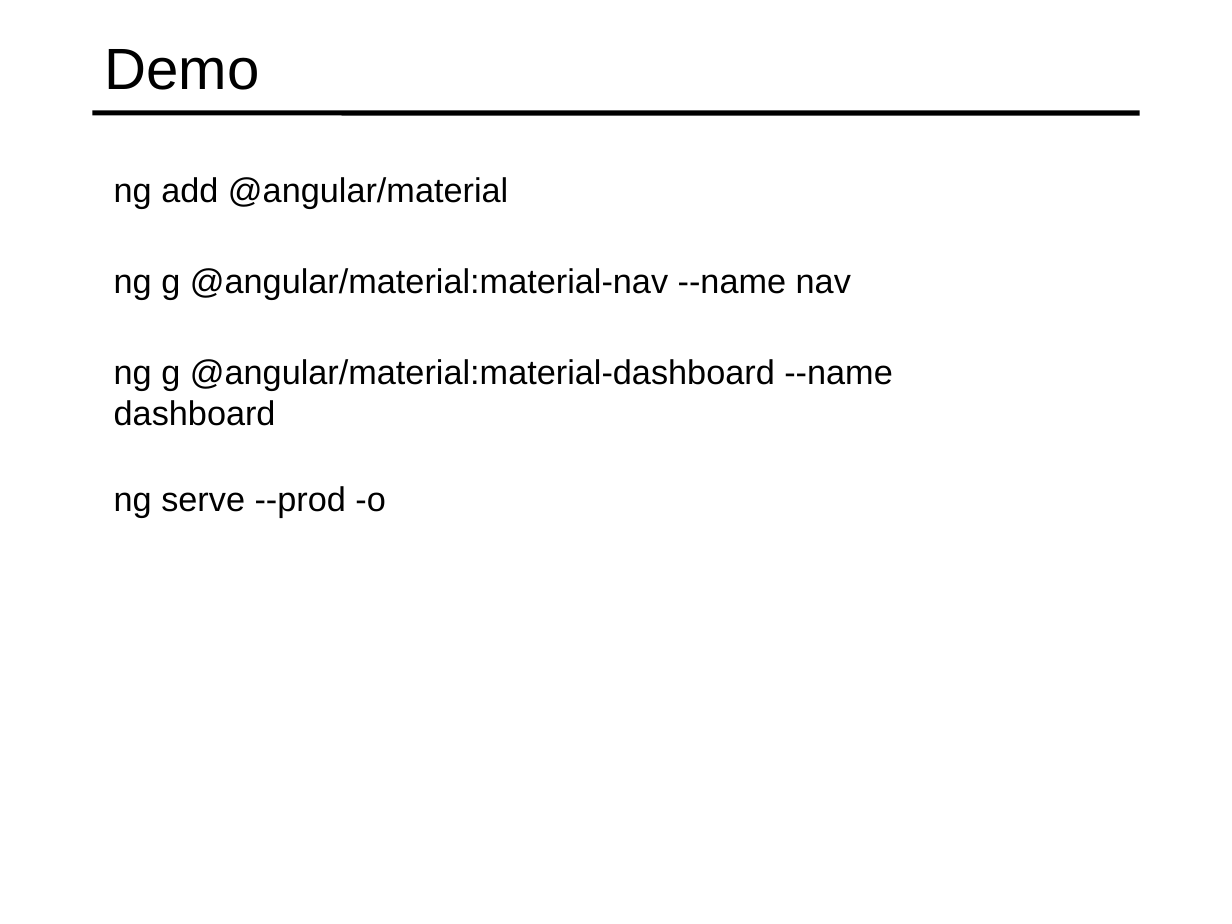
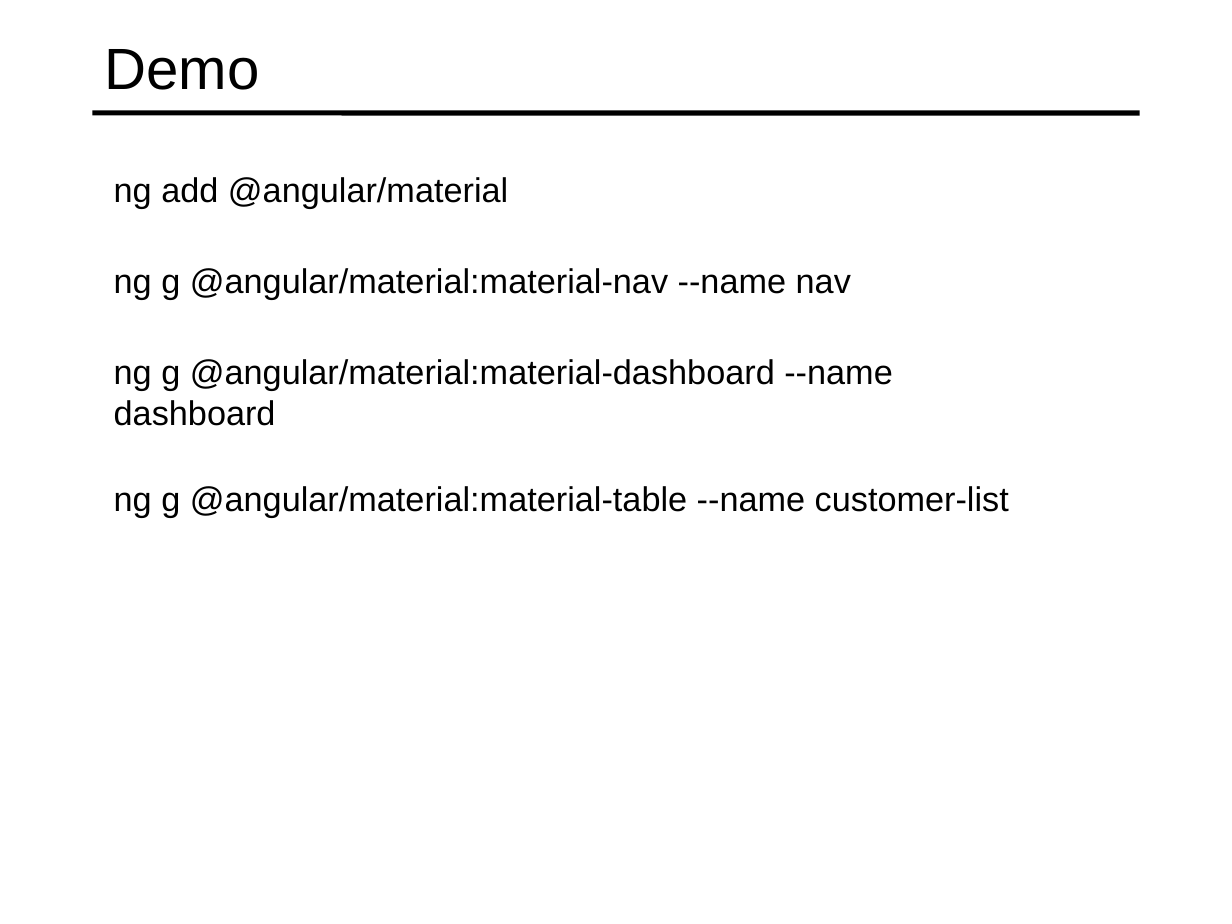
Before and after one commit to specter01wj/Jago_Link_Training, a slide deck: slide 19 of Angular/Angular7/Angular CLI/6.Building and Serving/L6_Building and Serving.ppt. Drawn at 1232x924 pixels with LibreOffice and Linux fonts; fonts in the diff are those of the drawing. Boxes give left, top, right and bottom in pixels: in the first picture for what was removed or moved away, otherwise in the second. Text is boxed around its words. In the diff, an @@ line names an element or a change of style, - is before the commit and + after.

Commit message:
09/05/2019 v1

```diff
--- a/Angular/Angular7/Angular CLI/6.Building and Serving/L6_Building and Serving.ppt
+++ b/Angular/Angular7/Angular CLI/6.Building and Serving/L6_Building and Serving.ppt
@@ text at (x1=114, y1=486, x2=1009, y2=518): text changed @@
-  ng serve --prod -o
+  ng g @angular/material:material-table --name customer-list
```
